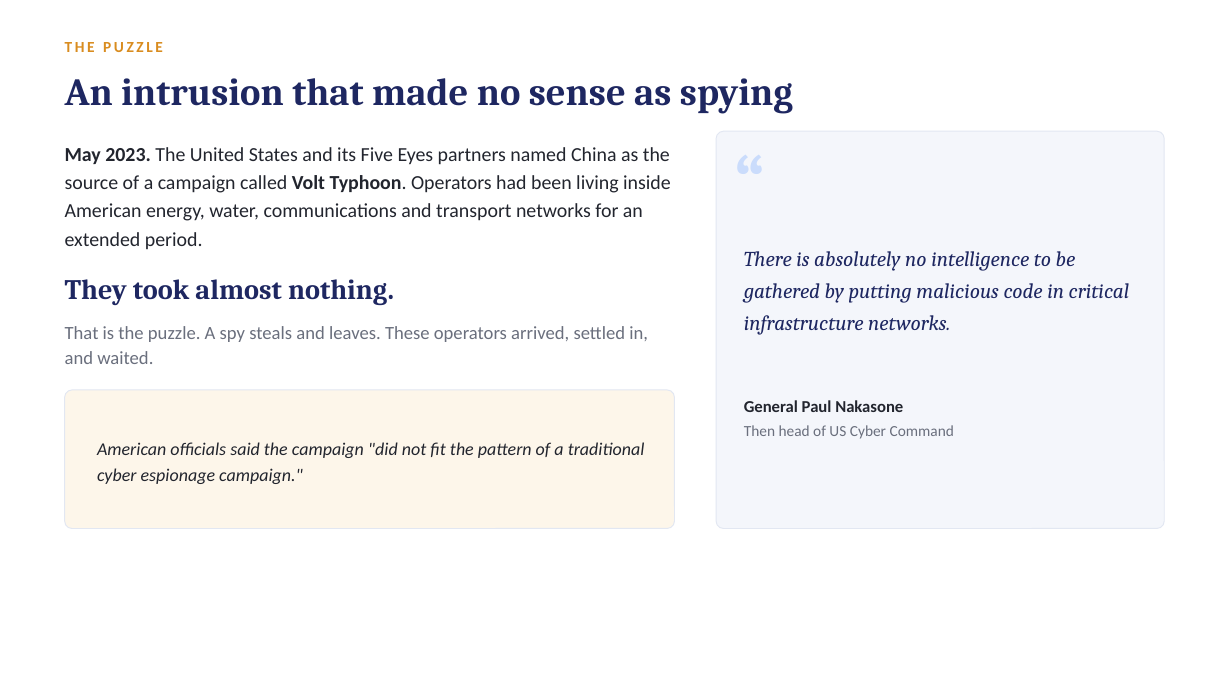
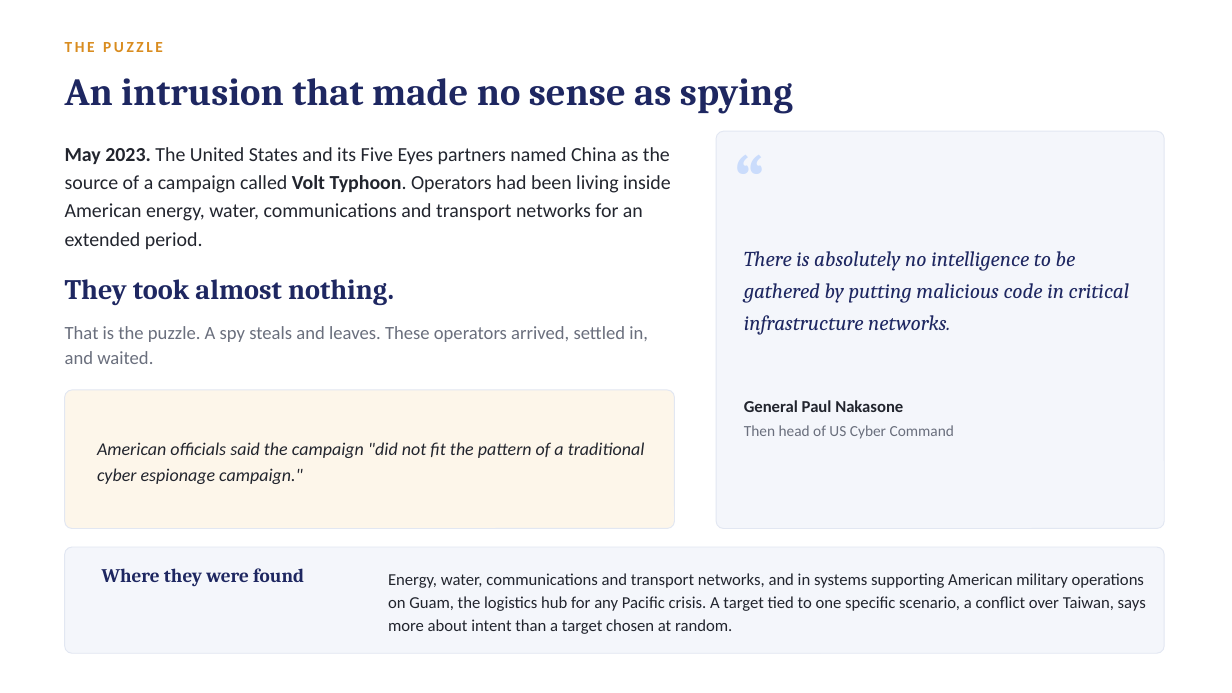
Before and after one commit to s9765fzsv8-cmyk/Claude, a slide deck: slide 2 of deck/price-of-patience.pptx (slide 3 before the commit). Drawn at 1232x693 pixels with LibreOffice and Linux fonts; fonts in the diff are those of the drawing. Boxes give left, top, right and bottom in pixels: in the first picture for what was removed or moved away, otherwise in the second. Text is boxed around its words. In the diff, an @@ line names an element or a change of style, - is before the commit and + after.

```diff
--- a/deck/price-of-patience.pptx
+++ b/deck/price-of-patience.pptx
@@ rounded rectangle added at [65, 547, 1165, 653], fill #F4F6FB, outline #E2E7F2 0.75 pt @@
@@ text added at [102, 568, 304, 586], 15 pt, text #1E2761, bold @@
+Where they were found
@@ text added at [388, 573, 1146, 634], 13 pt, text #22252E @@
+Energy, water, communications and transport networks, and in systems supporting American military operations on Guam, the logistics hub for any Pacific crisis. A target tied to one specific scenario, a conflict over Taiwan, says more about intent than a target chosen at random.
```
Also in this commit, not shown: 2 slides removed, 1 other file.
